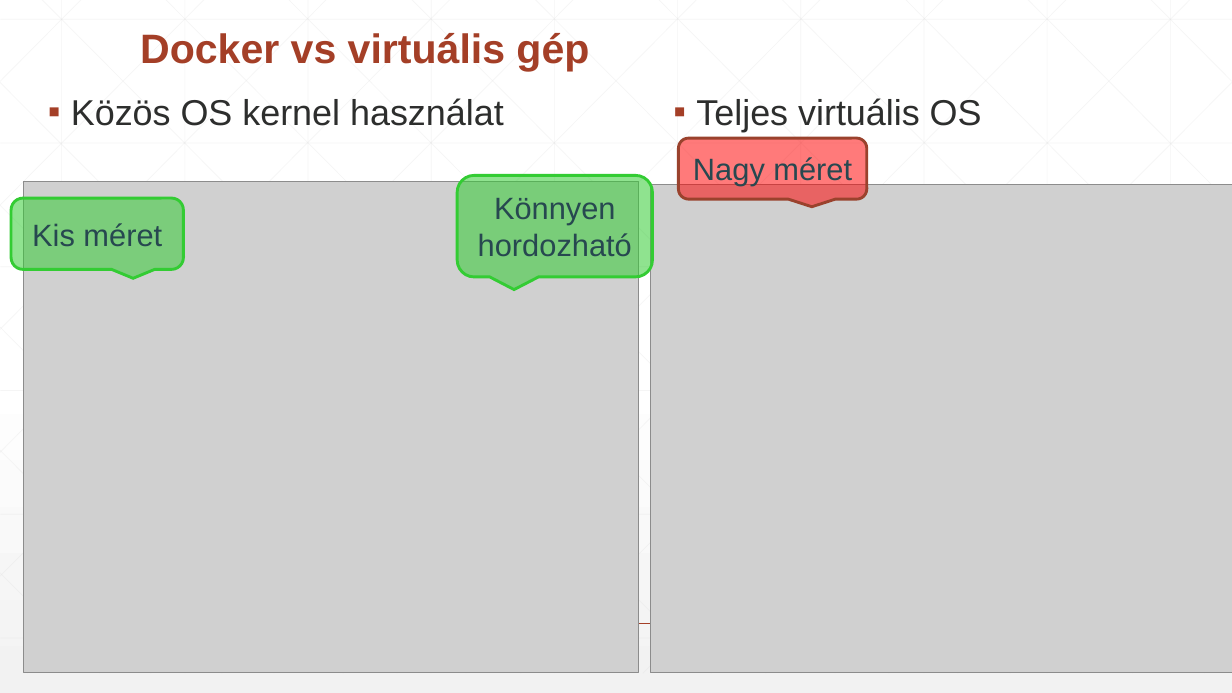
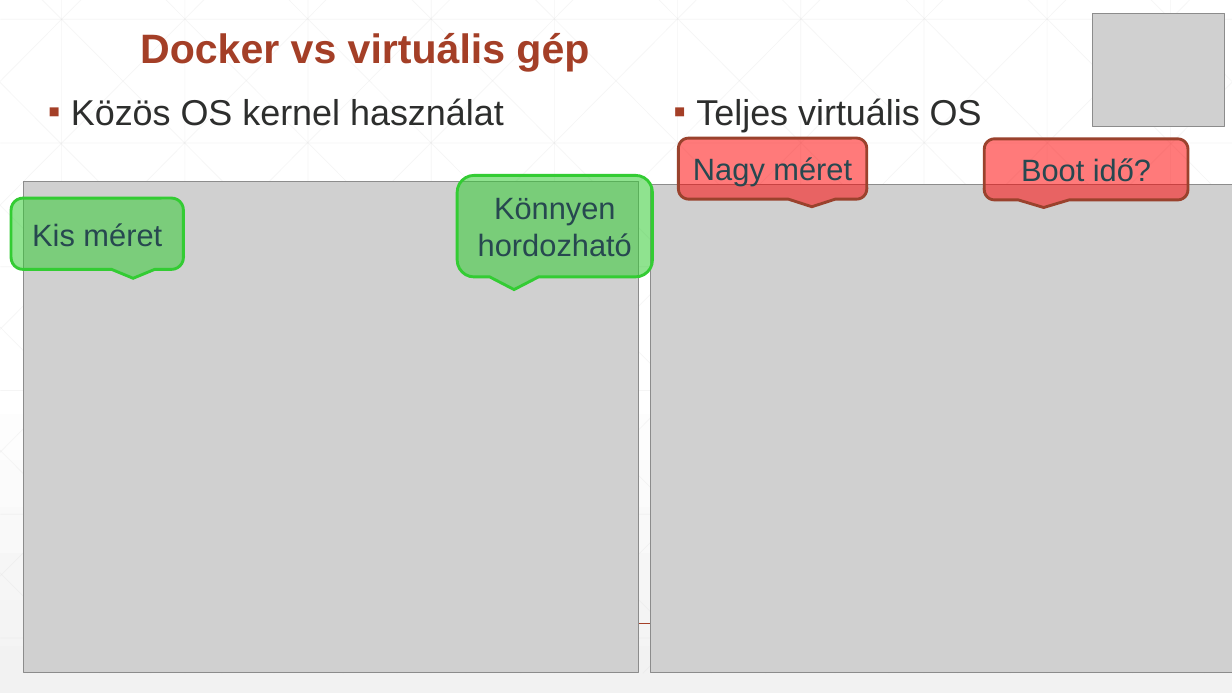
Before and after one commit to martonorova/devops-demo, a slide deck: slide 4 of docs/devops_pres.pptx. Drawn at 1232x693 pixels with LibreOffice and Linux fonts; fonts in the diff are those of the drawing; grey boxes stand for pictures. Boxes give left, top, right and bottom in pixels: in the first picture for what was removed or moved away, otherwise in the second. Text is boxed around its words. In the diff, an @@ line names an element or a change of style, - is before the commit and + after.

```diff
--- a/docs/devops_pres.pptx
+++ b/docs/devops_pres.pptx
@@ picture added at <box>1092,13,1226,127</box> @@
@@ rounded speech box added at <box>984,139,1188,200</box>, fill #FF0000 at 52% opacity, outline #9B432E 2.25 pt, 24 pt, text #284850 @@
+Boot idő?
```
Also in this commit, not shown: 2 other slides changed, 1 slide added, 1 slide removed, 2 other files.
